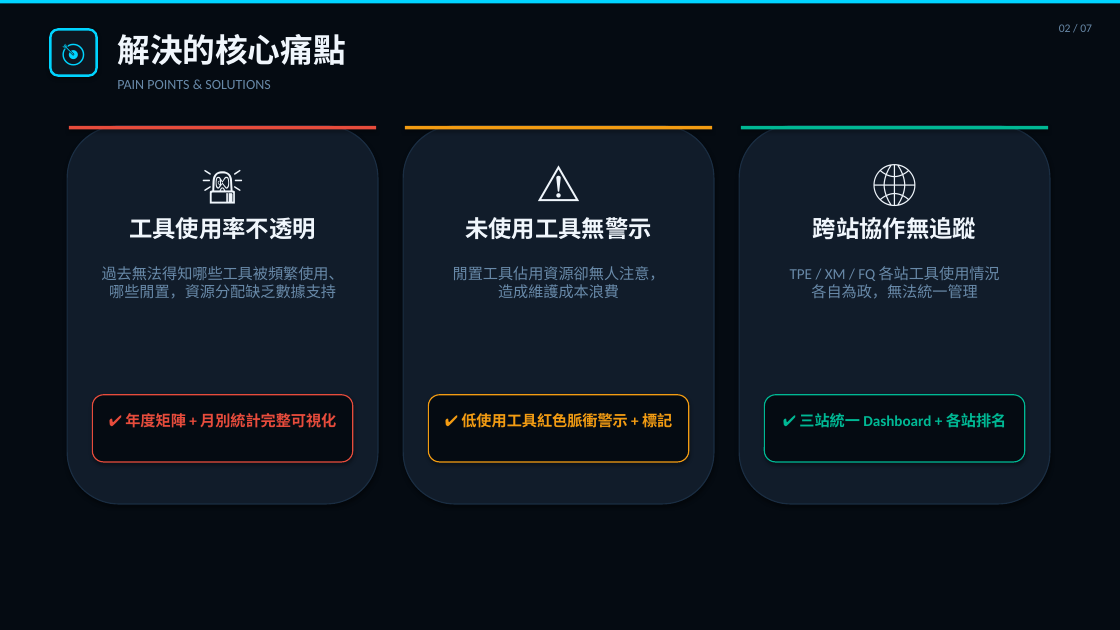
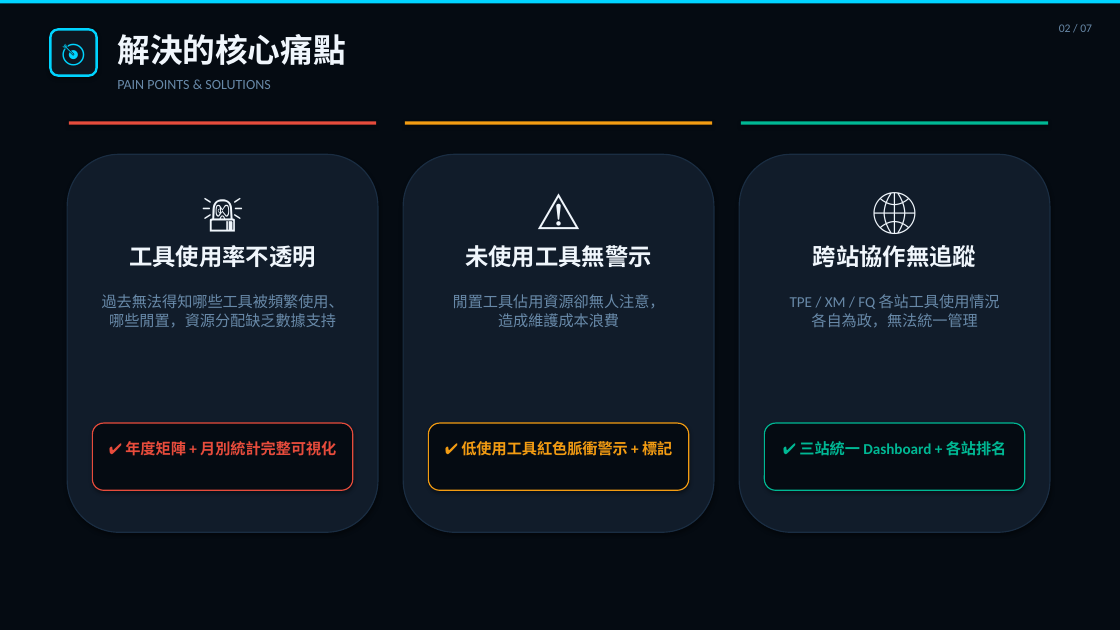
Before and after one commit to meichenh84/ToolTrack-Dashboard, a slide deck: slide 3 of presentation.pptx. Drawn at 1120x630 pixels with LibreOffice and Linux fonts; fonts in the diff are those of the drawing. Boxes give left, top, right and bottom in pixels: in the first picture for what was removed or moved away, otherwise in the second. Text is boxed around its words. In the diff, an @@ line names an element or a change of style, - is before the commit and + after.

```diff
--- a/presentation.pptx
+++ b/presentation.pptx
@@ 3 rectangles: place and size @@
-3 rectangles at [69, 126, 1049, 129]
+3 rectangles at [69, 122, 1049, 125]
@@ 12 texts, 6 rounded rectangles: place and size @@
-12 texts, 6 rounded rectangles at [67, 126, 1050, 504]
+12 texts, 6 rounded rectangles at [67, 155, 1050, 533]
```
Also in this commit, not shown: 2 other slides changed, 24 other files.
